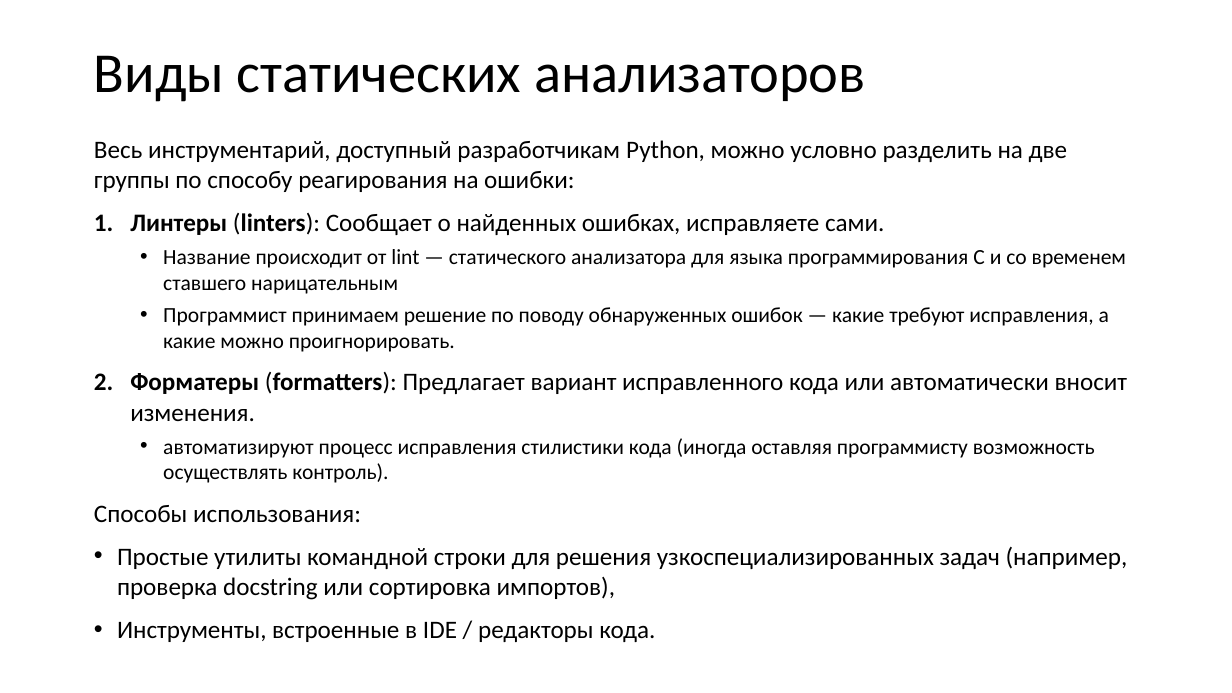
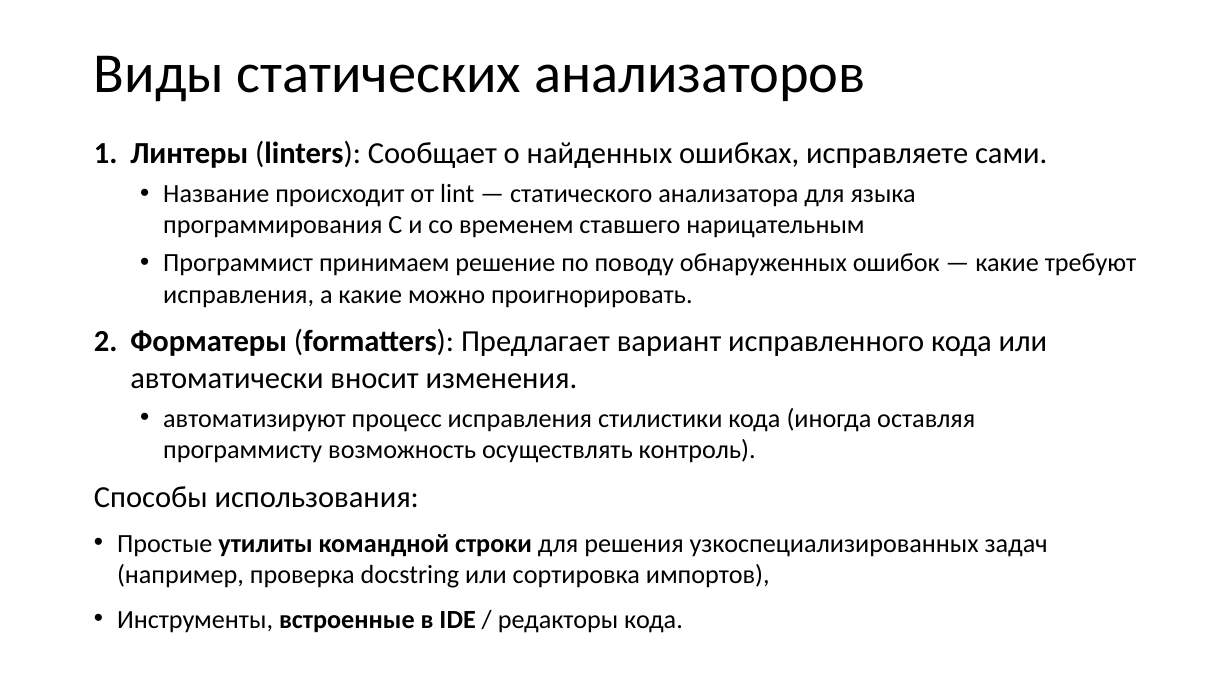
Before and after one commit to xtrueman/prog_instruments, a slide deck: slide 12 of presentations/StaticAnalysers.pptx. Drawn at 1232x693 pixels with LibreOffice and Linux fonts; fonts in the diff are those of the drawing. Boxes give left, top, right and bottom in pixels: in the first picture for what was removed or moved away, otherwise in the second. Text is boxed around its words. In the diff, an @@ line names an element or a change of style, - is before the commit and + after.

```diff
--- a/presentations/StaticAnalysers.pptx
+++ b/presentations/StaticAnalysers.pptx
@@ text "Линтеры (linters): Сообщает о найденных ..." at [94, 141, 1136, 633]: size 19.6 to 23.8 pt in "Линтеры (linters): Сообщает о найденных ошибках, исправляете ...", "Форматеры (formatters): Предлагает вариант исправленного код ...", "Способы использования:"; size 16.8 to 20.4 pt in "Название происходит от lint — статического анализатора ...", "Программист принимаем решение по поводу обнаруженных ошибок ...", "автоматизируют процесс исправления стилистики кода (иногда о ..."; size 19.6 to 20.4 pt in "Простые утилиты командной строки для решения узкоспециализир ...", "Инструменты, встроенные в IDE / редакторы кода."; bold on in "утилиты командной строки", "встроенные в IDE" @@
@@ text at [94, 140, 1068, 192]: paragraph removed @@
-Весь инструментарий, доступный разработчикам Python, можно условно разделить на две группы по способу реагирования на ошибки:
```
Also in this commit, not shown: 21 other slides changed, 5 slides added, 1 slide removed.
